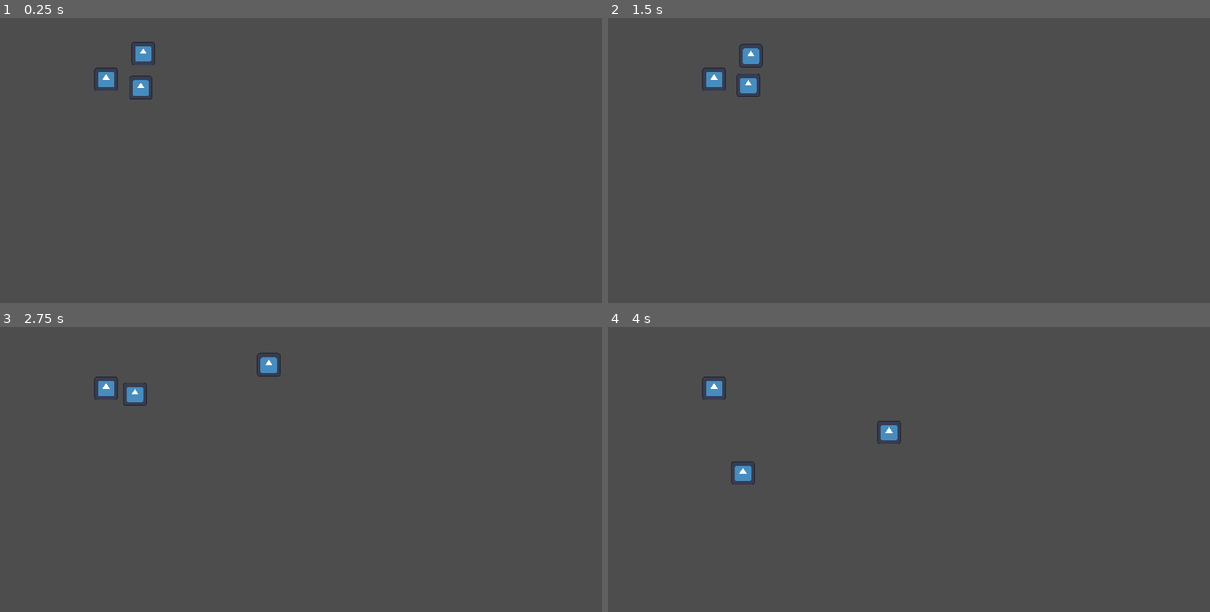
Above: before the commit, frames 1-4 (two rows, left to right).
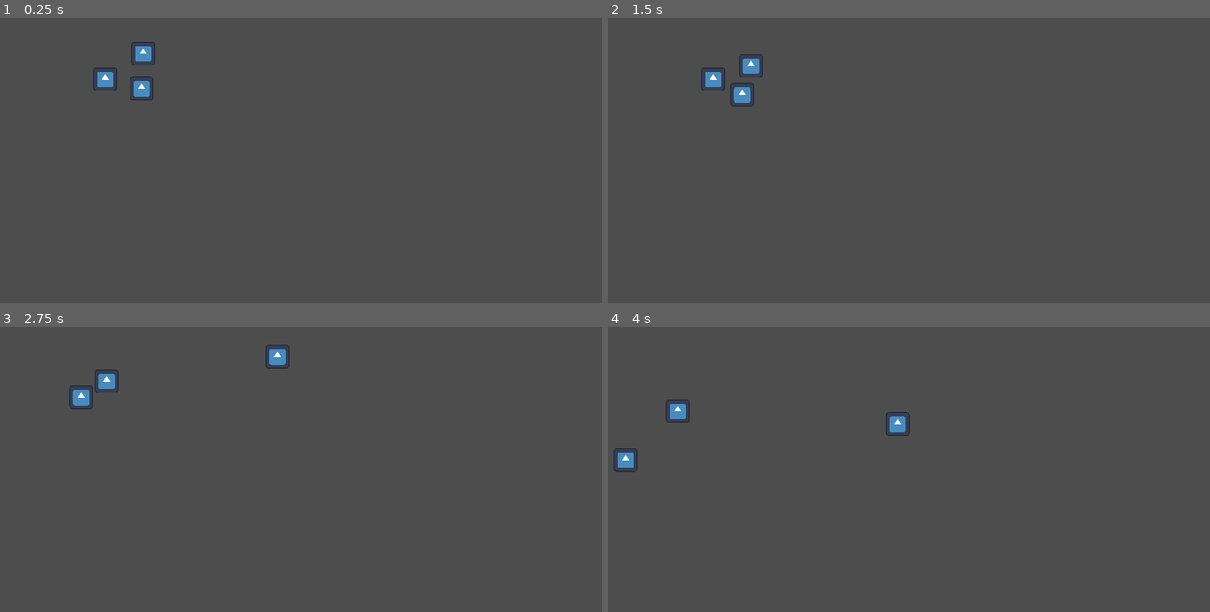
Above: after the commit, the same moments.

Repository: Nebulea-dev/Task-tastrophe
Game: Godot game, scene res://Level1.tscn
Two runs of this game, one before a commit and one after it. Both use one fixed random seed, a clock stepped at 60 frames per second and the inputs below. The engine's default icon, where the game draws it, is replaced by a stand-in: a white triangle on a blue panel in a dark square.
Inputs:
- Up to frame 1 (0.25 s): no input
- Up to frame 2 (1.5 s): tap Enter at 0.5 s; hold Down (player2_down) 0.53-1.28 s; hold W (player1_up) from 0.53 s (still down); tap Left (player2_left) at 1.35 s
- Up to frame 3 (2.75 s): release W (player1_up) at 2.03 s; hold A (player1_left) from 2.03 s (still down); hold Right (player2_right) from 2.03 s (still down)
- Up to frame 4 (4 s): release Right (player2_right) at 2.78 s; tap Up (player2_up) at 2.85 s; release A (player1_left) at 3.53 s; hold S (player1_down) from 3.53 s (still down); hold Down (player2_down) from 3.53 s (still down)

The runs differ from the first frame. In frame 1, 0.2% of the frame differs, in the area x 15-26%, y 17-29%; in frame 2, 0.6%; in frame 3, 0.9%; in frame 4, 1.1%, in the area x 0-51%, y 17-56%.

Commit message:
feat: Player can move other players

Diff:
--- a/level_1.gd
+++ b/level_1.gd
@@ -4,8 +4,3 @@
 # Called when the node enters the scene tree for the first time.
 func _ready() -> void:
 	pass # Replace with function body.
-
-
-# Called every frame. 'delta' is the elapsed time since the previous frame.
-func _process(delta: float) -> void:
-	pass
--- a/objects/input_manager.gd
+++ b/objects/input_manager.gd
@@ -13,7 +13,7 @@
 
 
 # Called every frame. 'delta' is the elapsed time since the previous frame.
-func _process(delta: float) -> void:
+func _process(_delta: float) -> void:
 	update_vertical_input()
 	update_horizontal_input()
 	if Input.is_action_pressed("ui_cancel"):
--- a/objects/player/player.gd
+++ b/objects/player/player.gd
@@ -2,7 +2,7 @@
 
 
 var playerIndex : int = 0
-var currentSpeed : Vector2 = Vector2(0, 0)
+var move_factor : float = 0.2
 var targetDir : Vector2 = Vector2(0, 0)
 var speed : int = 500
 #var acceleration_frames = 10
@@ -14,12 +14,15 @@
 
 # Called every frame. 'delta' is the elapsed time since the previous frame.
 func _process(delta: float) -> void:
-	currentSpeed = targetDir * speed
+	velocity = targetDir * speed
 	#currentSpeed += (targetDir * speed) / acceleration_frames
 	#if currentSpeed.length() > speed:
 		#currentSpeed = targetDir
-	move_and_collide(currentSpeed * delta);
-
+	var collided_entity: KinematicCollision2D = move_and_collide(velocity * delta);
+	if(collided_entity != null):
+		var collider : Node2D = collided_entity.get_collider()
+		print(collider)
+		collider.move_and_collide(velocity.length() * move_factor * delta * (collider.global_position - global_position).normalized())
 
 func _on_player_move_x(move_x : Array[float]) -> void:
 	targetDir.x = move_x[playerIndex]
--- a/project.godot
+++ b/project.godot
@@ -19,7 +19,7 @@
 
 window/size/viewport_width=1920
 window/size/viewport_height=1080
-window/size/mode=3
+window/size/initial_position_type=2
 
 [editor_plugins]
 
